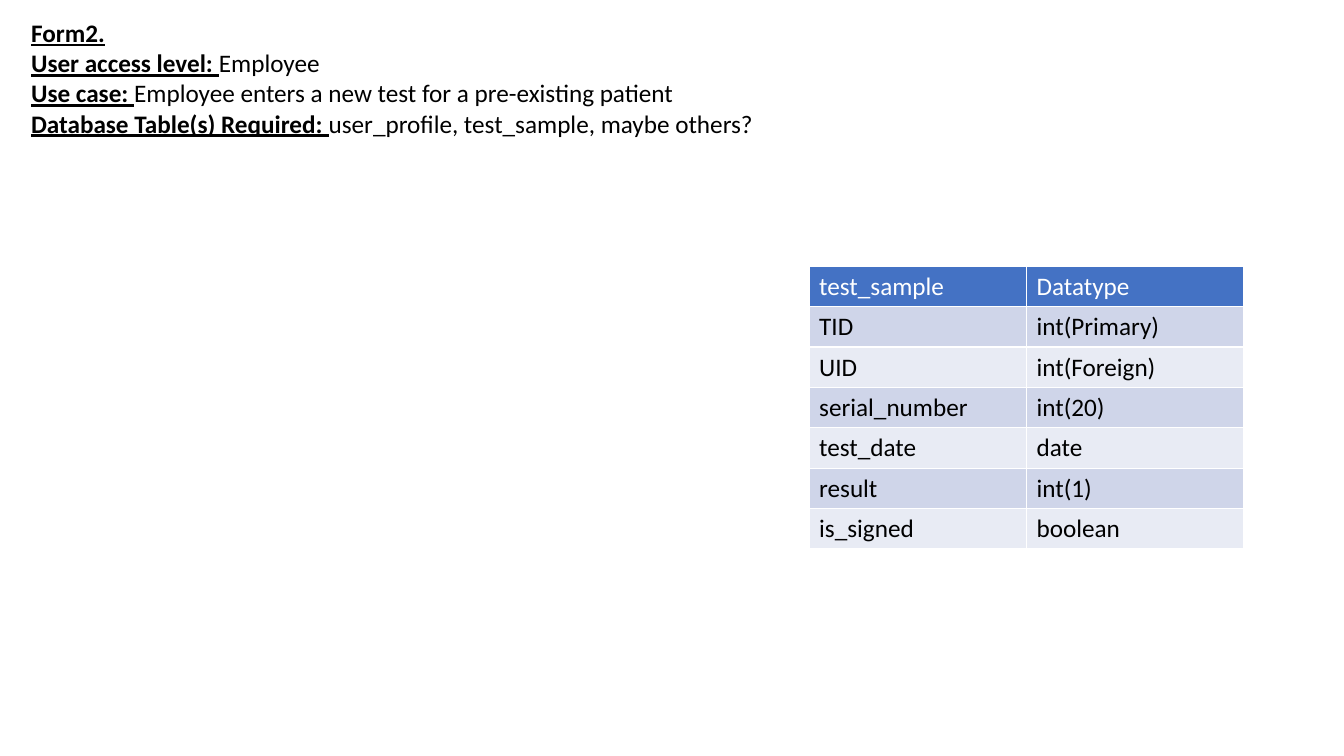
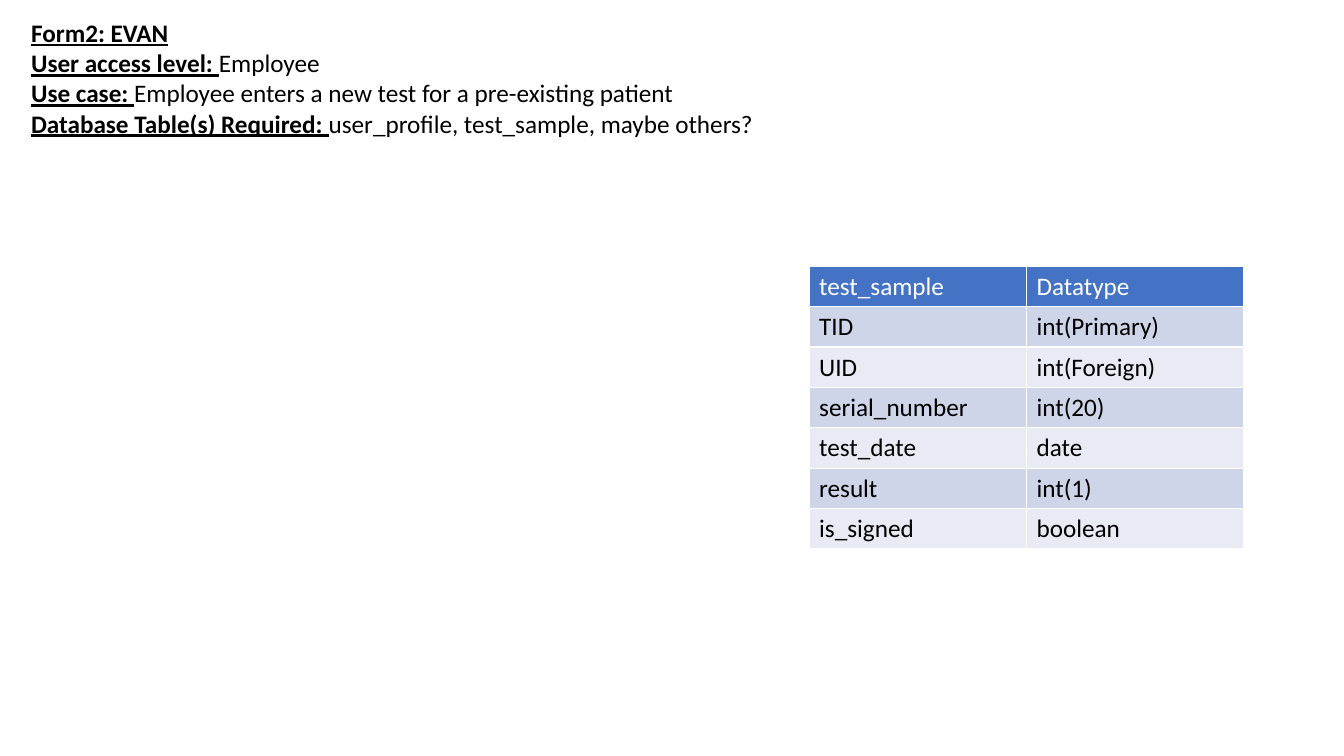
Before and after one commit to evanjam/CovidTestingSite, a slide deck: slide 3 of docs/tables&forms.pptx. Drawn at 1344x756 pixels with LibreOffice and Linux fonts; fonts in the diff are those of the drawing. Boxes give left, top, right and bottom in pixels: in the first picture for what was removed or moved away, otherwise in the second. Text is boxed around its words. In the diff, an @@ line names an element or a change of style, - is before the commit and + after.

Commit message:
evan claiming 2 forms

```diff
--- a/docs/tables&forms.pptx
+++ b/docs/tables&forms.pptx
@@ text at <box>31,25,169,46</box>: text changed @@
-Form2.
+Form2: EVAN
```
Also in this commit, not shown: 1 other slide changed.
